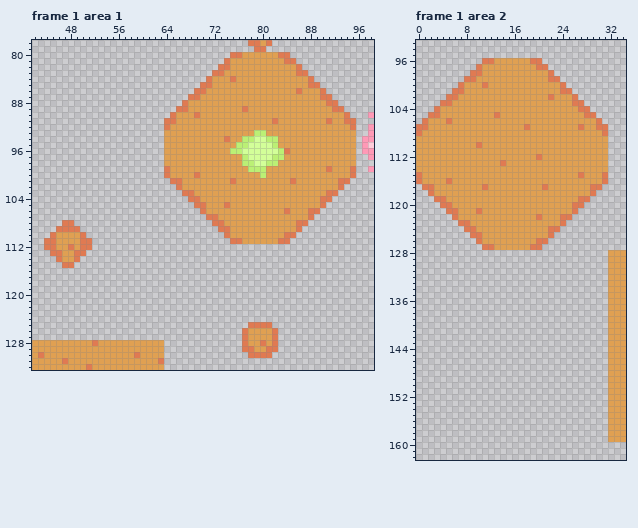
Pixel-art file, stored at Assets/Tilesets/WIPTileMap.aseprite. Above: the version before the commit.
256x256 pixels, 2 frames. Colours within 5 levels of each other are drawn and written as one. Shown: frame 1 area 1: x 42..98, y 78..132; frame 1 area 2: x 0..34, y 93..162. The commit also changed other frames or places, which this record leaves out.
Now the later version:
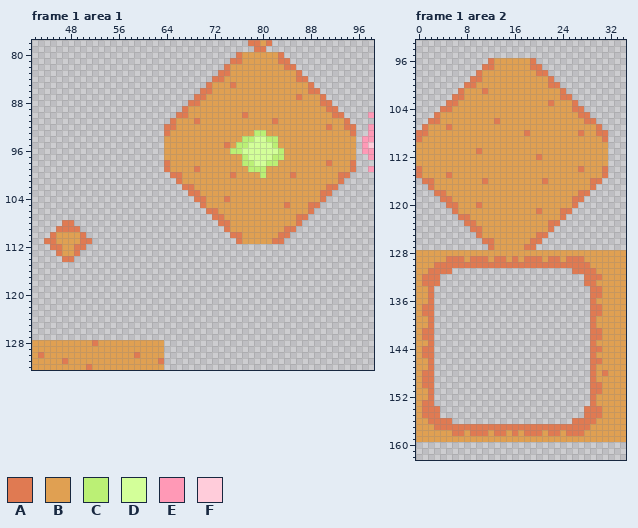
Palette (. is transparent): A #e07a52  B #e0a052  C #bbf075  D #d3ff99  E #ff99b6  F #ffccda
From old to new:
Changed rows in their new state; - is an unchanged pixel.
Frame 1 area 1, layer "Base":
first column x 44:
 80 -------------------------------.--------.-----------
 81 ------------------------------.AA------A-.----------
 82 -----------------------------.----------AA.---------
 83 ----------------------------.-A------------.--------
 84 ---------------------------.AA-B----------AA.-------
 85 --------------------------.----A-------------.------
 86 -------------------------.-A--------------B-AA.-----
 87 ------------------------.-A---------------A----.----
 88 -----------------------.AA--------------------A-.---
 89 ----------------------.----------B-------------A-.--
 90 ---------------------.AA-B-------A--------------AA.-
 91 --------------------.----A---------------------B---.
 92 ---------------------A-------------------------A--A-
 93 --------------------A------------------------------A
 94 ------------------------------B---------------------
 95 ------------------------------A---------------------
 96 ----------------------------------------B-----------
 98 --------------------A--------------------------A---A
 99 -------------------------A---------------------B----
100 --------------------.AA--B-----A---------A-------AA.
101 ---------------------.---------B---------B--------.-
102 ----------------------.AA----------------------AA.--
103 -----------------------.-A--------------------A-.---
104 ------------------------.-A---A----------------.----
105 -------------------------.----B---------A---AA.-----
106 --------------------------.AA-----------B----.------
107 ---------------------------.-A------------AA.-------
108 ----------------------------.-A------------.--------
109 -----------------------------.----------AA.---------
110 ------------------------------.AA------A-.----------
111 -------------------------------.------A-.-----------
112 .-A-BA-.--------------------------------------------
113 -.----.---------------------------------------------
114 --.AA.----------------------------------------------
115 ---..-----------------------------------------------
first column x 77:
125 -....-
126 ......
127 ......
128 ......
129 ......
130 -....-
Frame 1 area 2, layer "Base":
first column x 0:
 96 -----------.--------.-----------
 97 ----------.AA------A-.----------
 98 ---------.----------AA.---------
 99 --------.-A------------.--------
100 -------.AA-B----------AA.-------
101 ------.----A-------------.------
102 -----.-A--------------B-AA.-----
103 ----.-A---------------A----.----
104 ---.AA--------------------A-.---
105 --.----------B-------------A-.--
106 -.AA-B-------A--------------AA.-
107 .----A------------B--------B---.
108 -A----------------A--------A--A-
109 A------------------------------A
110 ----------B---------------------
111 ----------A---------------------
113 --------------B-----------------
114 A--------------------------A---A
115 -----A---------------------B----
116 .AA--B-----A---------A-------AA.
117 -.---------B---------B--------.-
118 --.AA----------------------AA.--
119 ---.-A--------------------A-.---
120 ----.-A---A----------------.----
121 -----.----B---------A---AA.-----
122 ------.AA-----------B----.------
123 -------.-A------------AA.-------
124 --------.-A------------.--------
125 ---------.----------AA.---------
126 ----------.AA------A-.----------
127 -----------.------A-.-----------
128 BBBBBBBBBBBBBBBBBBBBBBBBBBBBBBBB
129 BBBBBAAABAAABAABABAAABAABAAABBBB
130 BBBAAAAAAAAAAAAAAAAAAAAAAAAAABBB
131 BBAAAA--------------------AAAABB
132 BAAA------------------------AAAB
133 BAAA------------------------AABB
134 BBA--------------------------AAB
135 BBA--------------------------AAB
136 BBA--------------------------ABB
137 BAA--------------------------AAB
138 BAA--------------------------AAB
139 BBA--------------------------ABB
140 BBA--------------------------ABB
141 BAA--------------------------AAB
142 BAA--------------------------AAB
143 BBA--------------------------ABB
144 BAA--------------------------AAB
145 BAA--------------------------ABB
146 BBA--------------------------AAB
147 BBA--------------------------ABB
148 BAA--------------------------ABA
149 BAA--------------------------ABB
150 BAA--------------------------AAB
151 BBA--------------------------AAB
152 BBA--------------------------ABB
153 BAA--------------------------ABB
154 BAAA------------------------AAAB
155 BAAA------------------------AAAB
156 BBAAAA--------------------AAAABB
157 BBBAAAAAAAAAAAAAAAAAAAAAAAAAABBB
158 BBBBBBAABAAABAABABAAABAABAAABBBB
159 BBBBBBBBBBBBBBBBBBBBBBBBBBBBBBBB
Where, in picture pixels (left, top, right, bottom), the same in both pictures:
changed: (164, 52, 248, 244)
changed: (272, 52, 356, 244)
changed: (44, 244, 92, 268)
erased: (242, 322, 278, 358)
changed: (416, 58, 608, 442)
